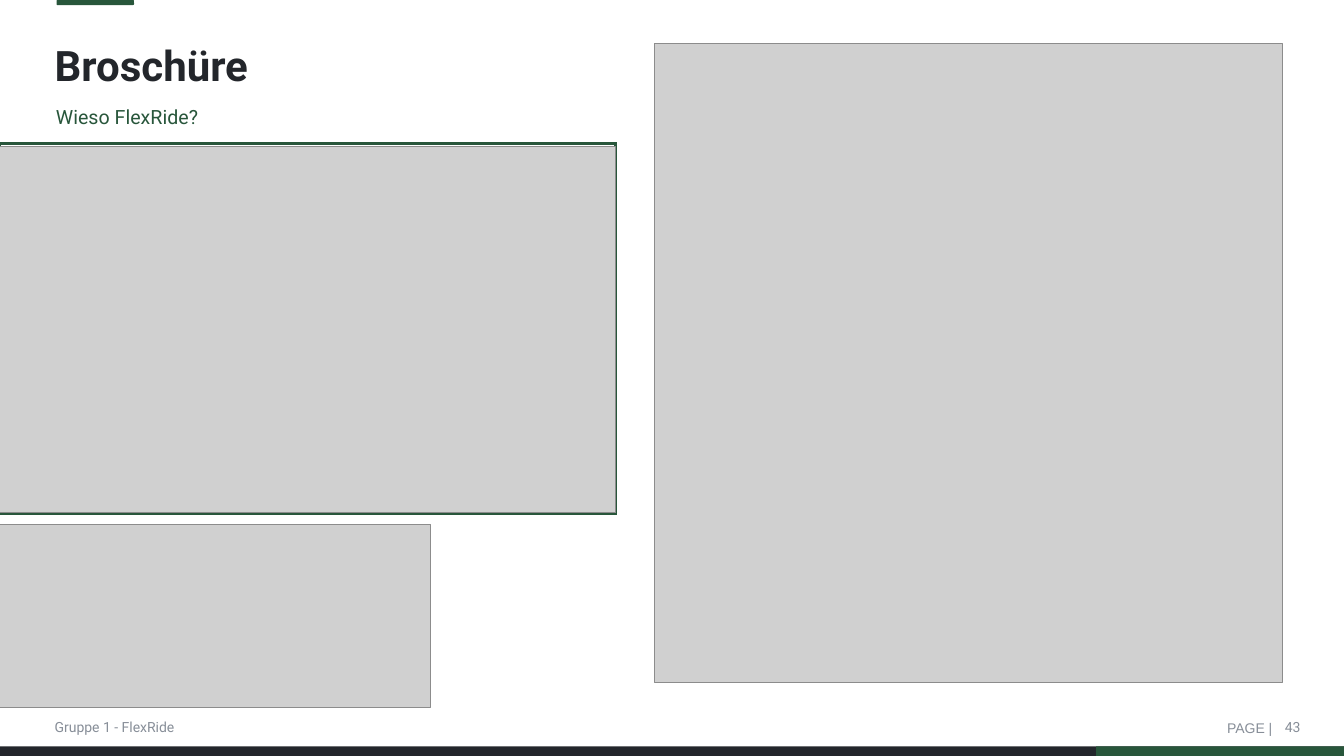
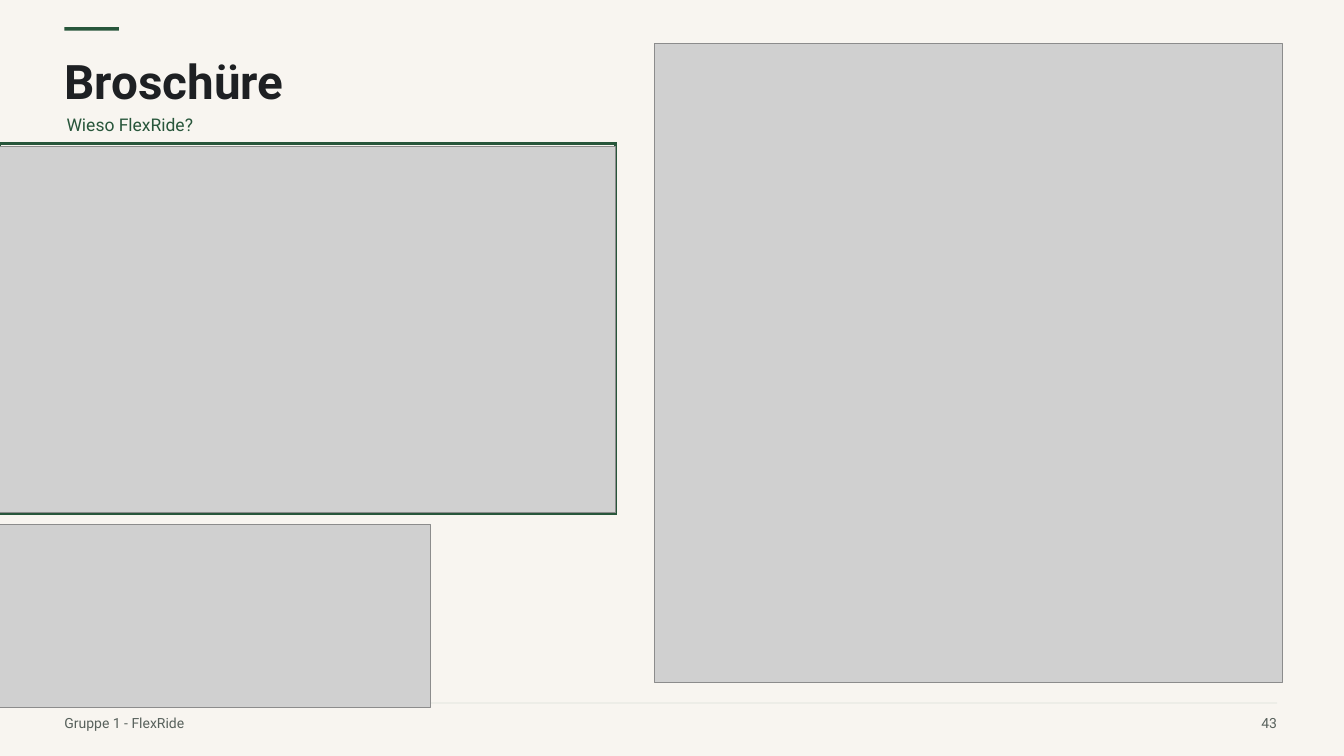
Before and after one commit to Mclement197/Economics-of-electromobility, a slide deck: slide 43 of website-src/downloads/VoltoShare-Praesentation.pptx. Drawn at 1344x756 pixels with LibreOffice and Linux fonts; fonts in the diff are those of the drawing; grey boxes stand for pictures. Boxes give left, top, right and bottom in pixels: in the first picture for what was removed or moved away, otherwise in the second. Text is boxed around its words. In the diff, an @@ line names an element or a change of style, - is before the commit and + after.

```diff
--- a/website-src/downloads/VoltoShare-Praesentation.pptx
+++ b/website-src/downloads/VoltoShare-Praesentation.pptx
@@ background #FFFFFF to #F8F5F0 @@
@@ rounded rectangle removed at [56,0,134,5] @@
@@ rectangle added at [65,27,119,31], fill #28563B @@
@@ title "Broschüre": place and size @@
-title "Broschüre" at [55,49,248,82]
+title "Broschüre" at [65,63,284,100]
@@ title "Broschüre" at [65,63,284,100]: size 30 to 34 pt, text colour #23262B to #1E2023; line spacing 0.9 to 1.06; more space between paragraphs; vertical alignment middle to top @@
@@ rectangle removed at [1205,35,1326,79] @@
@@ text "Wieso FlexRide?": place and size @@
-text "Wieso FlexRide?" at [56,109,198,124]
+text "Wieso FlexRide?" at [67,118,193,131]
@@ text "Wieso FlexRide?" at [67,118,193,131]: size 14 to 12.5 pt; line spacing 1 to 1.06; more space between paragraphs @@
@@ text "Gruppe 1 - FlexRide": place and size @@
-text "Gruppe 1 - FlexRide" at [55,721,175,735]
+text "Gruppe 1 - FlexRide" at [64,717,185,731]
@@ text "Gruppe 1 - FlexRide" at [64,717,185,731]: text colour #878E98 to #58615C; line spacing 1 to 1.06; more space between paragraphs; vertical alignment middle to top @@
@@ rectangle added at [65,703,1277,704], fill #D9DFD9 @@
@@ page number at [1261,718,1277,728]: text colour #878E98 to #58615C; line spacing 1 to 1.06; more space between paragraphs; vertical alignment middle to top @@
@@ page number: place and size @@
-page number at [1285,722,1301,732]
+page number at [1261,718,1277,728]
@@ freeform shape removed at [0,747,1344,756] @@
@@ freeform shape removed at [1096,747,1344,756] @@
@@ text removed at [1227,723,1265,733] @@
-PAGE |
```
Also in this commit, not shown: 48 other slides changed, 56 other files.
